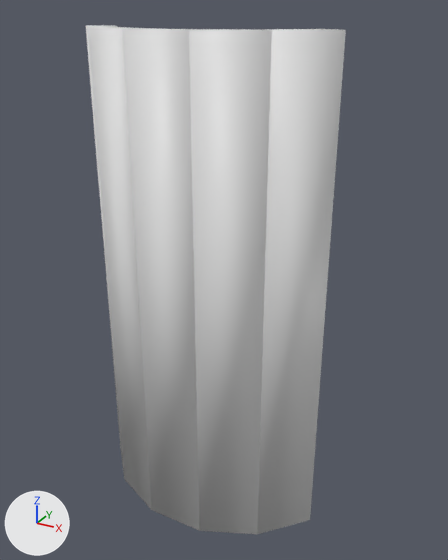
Two versions of the FBX model JupiterJProject/Assets/JupiterJAssets/Meshes/jjWaveCol_obj.fbx, one commit apart.
Both versions are drawn from a 50 mm camera at (0.00596, -0.00975, 0.00532) aimed at (0.0005, 0.00016, 0.00036). Lighting does not change. The marker at lower left points along +X, +Y and +Z.

In view in the first picture: 'WaveDmgZone_col', 'WaveInnerZone_col', 'WaveOuterZone_col'.
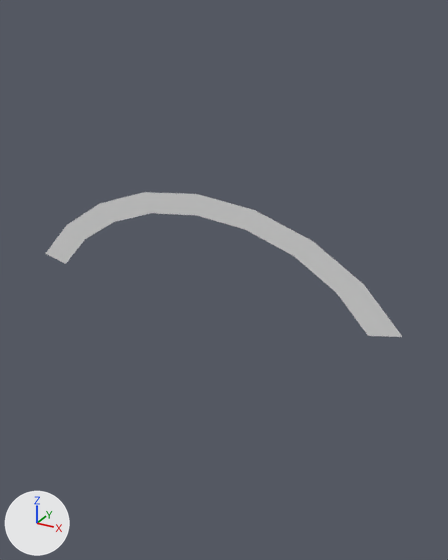
Changed parts and their boxes (x1, y1, x2, y2) in the pictures (448 x 560 px):
'WaveInnerZone_col', reshaped, turned
    before: (88, 27, 272, 534)
    after: (100, 192, 312, 256)
'WaveOuterZone_col', reshaped, turned
    before: (86, 25, 346, 534)
    after: (46, 204, 402, 337)
'WaveDmgZone_col', reshaped, turned
    before: (122, 28, 199, 530)
    after: (183, 193, 211, 219)
part 1 of me_waveouterzone_col, deleted
    before: (86, 25, 346, 534)
part 2 of me_waveouterzone_col, added
    after: (46, 204, 114, 264)
part 3 of me_waveouterzone_col, added
    after: (294, 241, 402, 337)
part 4 of me_wavedmgzone_col, deleted
    before: (122, 28, 199, 530)
part 5 of me_wavedmgzone_col, added
    after: (183, 193, 211, 219)
part 6 of me_waveinnerzone_col, deleted
    before: (88, 27, 272, 534)
part 7 of me_waveinnerzone_col, added
    after: (100, 192, 312, 256)

Diff of the bpy script that builds the scene:
```diff
--- a/JupiterJProject/Assets/JupiterJAssets/Meshes/jjWaveCol_obj.fbx.py
+++ b/JupiterJProject/Assets/JupiterJAssets/Meshes/jjWaveCol_obj.fbx.py
@@ me_wavedmgzone_col @@
 me_wavedmgzone_col.from_pydata(...)  # 8 vertices, 6 faces; spans x -0.062..0.062, y -0.5..0.5, z 0.061..0.115
 # used by ob_wavedmgzone_col; location = (0.0, 0.0, 0.0); rotation_euler = (1.571, 0.0, 0.0), in degrees (90, 0, 0); scale = (0.01, 0.01, 0.01)
 # verts and faces of me_wavedmgzone_col; kept vertices keep their numbers, new ones are numbered from 8
+# me_wavedmgzone_col part 4
+delete_vertices([*range(0, 8)])  # with the faces that use them
+# me_wavedmgzone_col part 5
+verts[8] = (0.0, 0.0, 0.209)  # pixel (196, 193)
+verts[9] = (-0.031, 0.0, 0.206)  # pixel (182, 193)
+verts[10] = (0.031, 0.0, 0.206)  # pixel (210, 197)
+verts[11] = (0.0, 0.0, 0.167)  # pixel (196, 215)
+verts[12] = (-0.026, 0.0, 0.164)  # pixel (185, 214)
+verts[13] = (0.026, 0.0, 0.164)  # pixel (208, 218)
+faces += [(8, 11, 12, 9), (8, 10, 13, 11)]
@@ me_waveinnerzone_col @@
 me_waveinnerzone_col.from_pydata(...)  # 16 vertices, 12 faces; spans x -0.176..0.176, y -0.5..0.5, z 0.019..0.115
 # used by ob_waveinnerzone_col; location = (0.0, 0.0, 0.0); rotation_euler = (1.571, 0.0, 0.0), in degrees (90, 0, 0); scale = (0.01, 0.01, 0.01)
 # verts and faces of me_waveinnerzone_col; kept vertices keep their numbers, new ones are numbered from 16
+# me_waveinnerzone_col part 6
+delete_vertices([*range(0, 16)])  # with the faces that use them
+# me_waveinnerzone_col part 7
+verts[16] = (-0.123, 0.0, 0.196)  # pixel (143, 192)
+verts[17] = (-0.237, 0.0, 0.156)  # pixel (99, 203)
+verts[18] = (-0.031, 0.0, 0.206)  # pixel (182, 193)
+verts[19] = (0.237, 0.0, 0.156)  # pixel (312, 241)
+verts[20] = (0.123, 0.0, 0.196)  # pixel (254, 210)
+verts[21] = (0.031, 0.0, 0.206)  # pixel (210, 197)
+verts[22] = (-0.105, 0.0, 0.155)  # pixel (151, 213)
+verts[23] = (-0.203, 0.0, 0.121)  # pixel (113, 221)
+verts[24] = (-0.026, 0.0, 0.164)  # pixel (185, 214)
+verts[25] = (0.203, 0.0, 0.121)  # pixel (293, 256)
+verts[26] = (0.105, 0.0, 0.155)  # pixel (245, 229)
+verts[27] = (0.026, 0.0, 0.164)  # pixel (208, 218)
+faces += [(16, 18, 24, 22), (19, 25, 26, 20), (16, 22, 23, 17), (20, 26, 27, 21)]
@@ me_waveouterzone_col @@
 me_waveouterzone_col.from_pydata(...)  # 16 vertices, 12 faces; spans x -0.26..0.26, y -0.5..0.5, z -0.056..0.065
 # used by ob_waveouterzone_col; location = (0.0, 0.0, 0.0); rotation_euler = (1.571, 0.0, 0.0), in degrees (90, 0, 0); scale = (0.01, 0.01, 0.01)
 # verts and faces of me_waveouterzone_col; kept vertices keep their numbers, new ones are numbered from 16
+# me_waveouterzone_col part 1
+delete_vertices([*range(0, 16)])  # with the faces that use them
+# me_waveouterzone_col part 2
+verts[16] = (-0.237, 0.0, 0.156)  # pixel (99, 203)
+verts[17] = (-0.336, 0.0, 0.093)  # pixel (66, 224)
+verts[18] = (-0.411, 0.0, 0.011)  # pixel (45, 253)
+verts[22] = (-0.203, 0.0, 0.121)  # pixel (113, 221)
+verts[23] = (-0.287, 0.0, 0.068)  # pixel (85, 239)
+verts[24] = (-0.352, 0.0, -0.003)  # pixel (65, 263)
+faces += [(16, 22, 23, 17), (17, 23, 24, 18)]
+# me_waveouterzone_col part 3
+verts[19] = (0.411, 0.0, 0.011)  # pixel (402, 336)
+verts[20] = (0.336, 0.0, 0.093)  # pixel (364, 284)
+verts[21] = (0.237, 0.0, 0.156)  # pixel (312, 241)
+verts[25] = (0.352, 0.0, -0.003)  # pixel (368, 335)
+verts[26] = (0.287, 0.0, 0.068)  # pixel (336, 292)
+verts[27] = (0.203, 0.0, 0.121)  # pixel (293, 256)
+faces += [(19, 25, 26, 20), (20, 26, 27, 21)]
@@ ob_wavedmgzone_col @@
 ob_wavedmgzone_col.location = (0.0, 0.0, 0.0)
-ob_wavedmgzone_col.rotation_euler = (1.571, 0.0, 0.0)  # degrees (90, 0, 0)
 ob_wavedmgzone_col.scale = (0.01, 0.01, 0.01)
@@ ob_waveinnerzone_col @@
 ob_waveinnerzone_col.location = (0.0, 0.0, 0.0)
-ob_waveinnerzone_col.rotation_euler = (1.571, 0.0, 0.0)  # degrees (90, 0, 0)
 ob_waveinnerzone_col.scale = (0.01, 0.01, 0.01)
@@ ob_waveouterzone_col @@
 ob_waveouterzone_col.location = (0.0, 0.0, 0.0)
-ob_waveouterzone_col.rotation_euler = (1.571, 0.0, 0.0)  # degrees (90, 0, 0)
 ob_waveouterzone_col.scale = (0.01, 0.01, 0.01)
```
